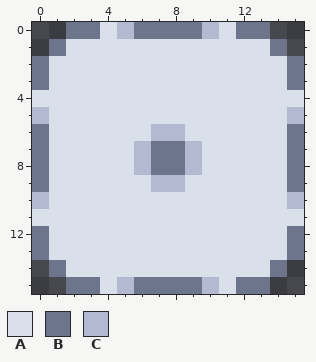
Pixel-art file, stored at images/forms/point.aseprite. Above is the file before it was changed.
16x16 pixels, 1 frame.
Visible layers, top first: "Layer 1", "outline", "backest-ground".
Palette (. is transparent): A #dae0ea  B #6d758d  C #b3b9d1
Pixels before, first column x 0:
 0 ..BBACBBBBCABB..
 1 .BAAAAAAAAAAAAB.
 2 BAAAAAAAAAAAAAAB
 3 BAAAAAAAAAAAAAAB
 4 AAAAAAAAAAAAAAAA
 5 CAAAAAAAAAAAAAAC
 6 BAAAAAACCAAAAAAB
 7 BAAAAACBBCAAAAAB
 8 BAAAAACBBCAAAAAB
 9 BAAAAAACCAAAAAAB
10 CAAAAAAAAAAAAAAC
11 AAAAAAAAAAAAAAAA
12 BAAAAAAAAAAAAAAB
13 BAAAAAAAAAAAAAAB
14 .BAAAAAAAAAAAAB.
15 ..BBACBBBBCABB..
And afterwards:
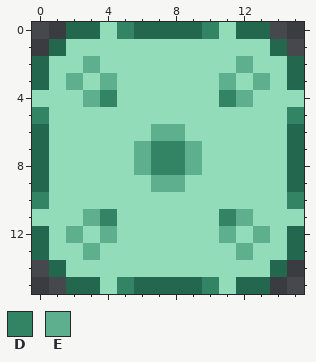
Colours new in this view: D #328464  E #5daf8d
The exact change:
colour A: #dae0ea -> #92dcba
colour B: #6d758d -> #23674e
Changed rows in their new state; - is a pixel that keeps its letter.
Layers "Layer 1", "outline":
first column x 0:
 0 -----D----D-----
 2 ---E--------E---
 3 --E-E------E-E--
 4 ---ED------DE---
 5 D--------------D
 6 -------EE-------
 7 ------EDDE------
 8 ------EDDE------
 9 -------EE-------
10 D--------------D
11 ---ED------DE---
12 --E-E------E-E--
13 ---E--------E---
15 -----D----D-----
Where, in picture pixels (left, top, right, bottom), the same in both pictures:
changed: (32, 22, 304, 294)
